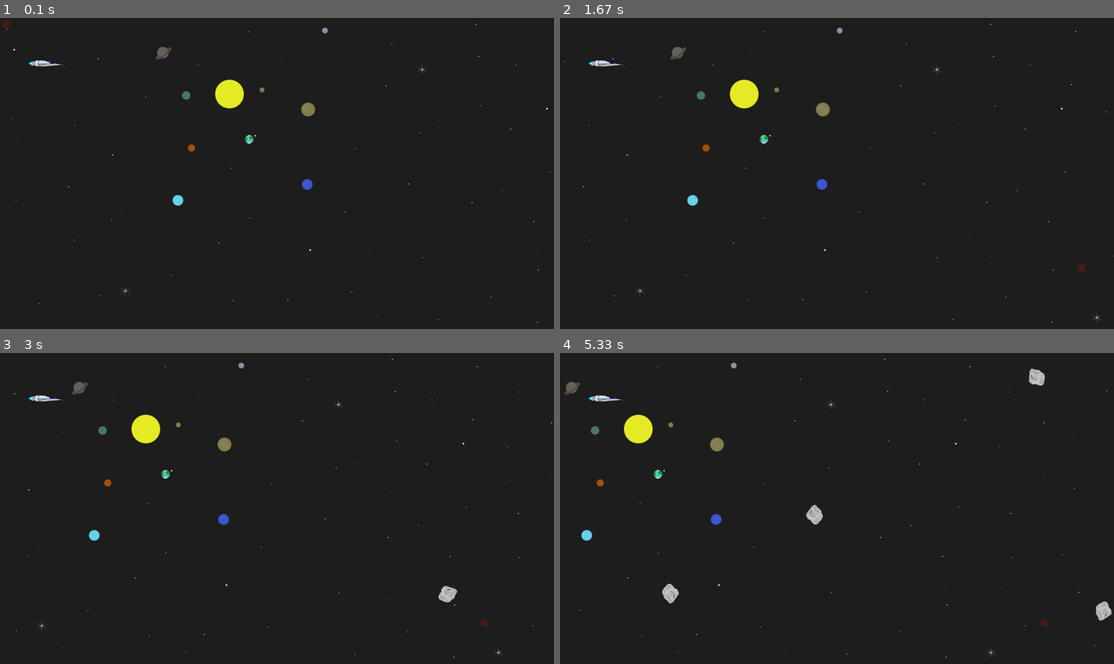
Above: before the commit, frames 1-4 (two rows, left to right).
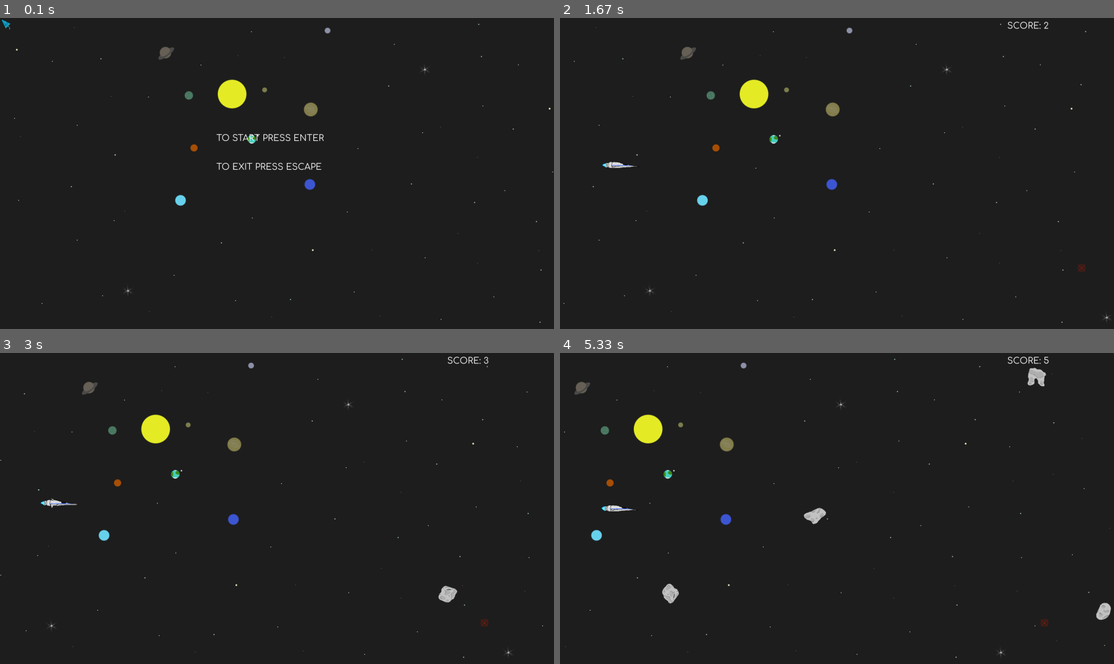
Above: after the commit, the same moments.

Repository: pro-stak666/pygame_project
Game: pygame game, started from main.py
Two runs of this game, one before a commit and one after it. Both use one fixed random seed, a clock stepped at 60 frames per second and the inputs below.
Inputs (mouse positions are in pixels of both pictures, inside the frame that each line leads up to):
- Up to frame 1 (0.1 s): no input
- Up to frame 2 (1.67 s): tap Enter at 0.33 s; hold D 0.67-1.13 s; move the mouse to (704, 176) at 0.7 s; hold W 1.17-1.47 s; move the mouse to (665, 126) at 1.2 s; click (1075, 263) at 1.55 s
- Up to frame 3 (3 s): hold D 1.83-2.3 s; move the mouse to (481, 617) at 1.87 s; hold A 2.33-2.87 s; hold S from 2.9 s (still down)
- Up to frame 4 (5.33 s): release S at 3.2 s; hold A 3.23-3.63 s; hold W 3.67-4.03 s; hold D 4.07-4.7 s; hold S 4.73-5.1 s; hold A from 5.13 s (still down)

The runs differ from the first frame. In frame 1, 1.0% of the frame differs, in the area x 0-100%, y 0-99%; in frame 2, 1.5%; in frame 3, 1.5%; in frame 4, 1.7%, in the area x 0-100%, y 1-99%.

Commit message:
"it`s second commit, I've done so much that I'm too lazy to describe it all, but everything works, also, now 4:15 hehehe, ok I go to bed"

Diff:
--- a/main.py
+++ b/main.py
@@ -1,6 +1,5 @@
 import pygame as pg
-import os
-import sys
+from os import path
 from random import random, choice, randrange
 
 
@@ -24,6 +23,9 @@
         self.diff_angle = randrange(-2, 3)
 
         self.image, self.rect = rotate_image(self.image_original, self.angle)
+        self.rect.center = self.rect_original.center
+
+        self.mask = pg.mask.from_surface(self.image)
 
     def update(self, *args):
         if args and args[0].type == pg.MOUSEBUTTONDOWN and \
@@ -33,32 +35,108 @@
         if self.rect.x < -100:
             self.kill()
         self.image, self.rect = rotate_image(self.image_original, self.angle)
+        self.mask = pg.mask.from_surface(self.image)
         self.rect_original = self.rect_original.move(self.vx, self.vy)
         self.rect.center = self.rect_original.center
         self.angle += self.diff_angle
 
     def destroy(self):
+        global SCORE
         self.kill()
-
-
-def load_image(name, colorkey=None):
-    fullname = os.path.join('data', name)
-    if not os.path.isfile(fullname):
+        SCORE += 1
+
+
+class Ship(pg.sprite.Sprite):
+    def __init__(self):
+        super(Ship, self).__init__(player)
+        self.images_idle = [load_image('ship_idle_0.png'), load_image('ship_idle_1.png')]
+        self.images_down = [load_image('ship_down_0.png'), load_image('ship_down_1.png'),
+                            load_image('ship_down_2.png'), load_image('ship_down_3.png')]
+        self.images_up = [load_image('ship_up_0.png'), load_image('ship_up_1.png'),
+                          load_image('ship_up_2.png'), load_image('ship_up_3.png')]
+        self.k_idle = 0
+        self.k_down = 0
+        self.k_up = 0
+
+        self.image = self.images_idle[self.k_idle]
+        self.rect = self.image.get_rect()
+        self.rect.height = 44
+
+        self.rect.x = 100
+        self.rect.y = HEIGHT // 2 - self.rect.height // 2
+
+        self.mask = pg.mask.from_surface(self.image)
+
+    def update(self, event_=None):
+        if self.k_idle == 100:
+            self.k_idle = 0
+        self.image = self.images_idle[self.k_idle // 50]
+        self.k_idle += 1
+
+        keys = pg.key.get_pressed()
+
+        if keys[pg.K_w] and not keys[pg.K_s]:
+            self.rect = self.rect.move(0, -1) if 0 < self.rect.y - 1 else self.rect
+            if self.k_up != 200:
+                self.image = self.images_up[self.k_up // 50]
+                self.k_up = self.k_up + 1 if self.k_up < 198 else 100
+        else:
+            if self.k_up:
+                self.image = self.images_up[0]
+            self.k_up = 0
+
+        if keys[pg.K_s] and not keys[pg.K_w]:
+            self.rect = self.rect.move(0, 1) if self.rect.y + 1 < HEIGHT - 44 else self.rect
+            if self.k_down != 200:
+                self.image = self.images_down[self.k_down // 50]
+                self.k_down = self.k_down + 1 if self.k_down < 198 else 100
+        else:
+            if self.k_down:
+                self.image = self.images_down[0]
+            self.k_down = 0
+
+        if keys[pg.K_a] and not keys[pg.K_d]:
+            self.rect = self.rect.move(-1, 0) if self.rect.x > 0 else self.rect
+
+        if keys[pg.K_d] and not keys[pg.K_a]:
+            self.rect = self.rect.move(1, 0) if self.rect.x < WIDTH // 2 else self.rect
+
+        if pg.sprite.spritecollideany(self, asteroids):
+            for asteroid in asteroids:
+                if pg.sprite.collide_mask(self, asteroid):
+                    self.die()
+                    break
+
+    def die(self):
+        score_manipulation(save=True)
+        menu()
+
+
+def load_image(name: str) -> pg.image:
+    fullname = path.join('data', name)
+    if not path.isfile(fullname):
         print(f"Файл с изображением '{fullname}' не найден")
-        sys.exit()
+        quit()
     return pg.image.load(fullname)
 
 
-def rotate_image(surface: pg.surface, angle: int):
+def rotate_image(surface: pg.surface, angle: int) -> pg.surface:
     rotated_surface = pg.transform.rotozoom(surface, angle, 1)
     rotated_rect = rotated_surface.get_rect(center=surface.get_rect().center)
     return rotated_surface, rotated_rect
 
 
-def get_probability_asteroid() -> int: return choice([1, 2, 3, 4]) if 0 < random() < 0.96 else choice([5, 6, 7])
-
-
-def menu():
+def get_probability_asteroid() -> int:
+    r = random()
+    if 0.999 < r < 1:
+        return 7
+    elif 0.93 < r < 1:
+        return choice([5, 6])
+    else:
+        return choice([1, 2, 3, 4])
+
+
+def menu() -> None:
     global x_bkgd, rel_x_bkgd
     is_menu = True
     cursor.image = load_image("cursor_menu.png")
@@ -66,8 +144,6 @@
         for event in pg.event.get():
             if event.type == pg.QUIT:
                 quit()
-            if event.type == SPAWN_ASTEROIDS:
-                Asteroid()
             if pg.mouse.get_focused():
                 pg.mouse.set_visible(False)
                 cursor.rect.x, cursor.rect.y = pg.mouse.get_pos()
@@ -76,9 +152,9 @@
                 cursor.image.set_alpha(0)
             if event.type == pg.KEYDOWN:
                 if event.key == pg.K_RETURN:
-                    is_menu = False
                     asteroids.empty()
                     cursor.image = load_image("cursor.png")
+                    start_game()
                 if event.key == pg.K_ESCAPE:
                     quit()
 
@@ -100,35 +176,66 @@
         clock.tick(fps)
 
 
-def print_text(text, x, y, font_color=(255, 255, 255), font="data/Comfortaa.ttf", font_size=30):
+def pause() -> None:
+    global x_bkgd, rel_x_bkgd
+    is_pause = True
+    cursor.image = load_image("cursor_menu.png")
+    while is_pause:
+        for event in pg.event.get():
+            if event.type == pg.QUIT:
+                quit()
+            if pg.mouse.get_focused():
+                pg.mouse.set_visible(False)
+                cursor.rect.x, cursor.rect.y = pg.mouse.get_pos()
+                cursor.image.set_alpha(255)
+            else:
+                cursor.image.set_alpha(0)
+            if event.type == pg.KEYDOWN:
+                if event.key == pg.K_RETURN:
+                    cursor.image = load_image("cursor.png")
+                    is_pause = False
+                if event.key == pg.K_ESCAPE:
+                    score_manipulation(save=True)
+                    menu()
+
+        screen.fill('black')
+
+        # отрисовка фона
+        rel_x_bkgd = x_bkgd % background.get_rect().width
+        screen.blit(background, (rel_x_bkgd - background.get_rect().width, 0))
+        if rel_x_bkgd < WIDTH:
+            screen.blit(background, (rel_x_bkgd, 0))
+        x_bkgd -= 0
+        # отрисовка фона
+
+        print_text("TO CONTINUE PRESS ENTER", 750, 400)
+        print_text("TO EXIT PRESS ESCAPE", 750, 500)
+
+        all_sprites.draw(screen)
+        asteroids.draw(screen)
+        player.draw(screen)
+
+        print_text(f"SCORE: {int(SCORE)}", 1550, 10)
+
+        pg.display.flip()
+        clock.tick(fps)
+
+
+def print_text(text, x, y, font_color=(255, 255, 255), font="data/Comfortaa.ttf", font_size=30) -> None:
     font = pg.font.Font(font, font_size)
     text = font.render(text, True, font_color)
     screen.blit(text, (x, y))
 
 
-if __name__ == "__main__":
-    pg.init()
-    size = WIDTH, HEIGHT = 1920, 1080
-    screen = pg.display.set_mode(size)
-    fps = 100
-    clock = pg.time.Clock()
-    pg.display.set_caption("flappy")
+def start_game() -> None:
+    global WIDTH, HEIGHT, screen, fps, clock, background, x_bkgd, all_sprites, asteroids, player, cursor, PLAYER, SCORE
+
+    PLAYER.rect.x = 100
+    PLAYER.rect.y = HEIGHT // 2 - PLAYER.rect.height // 2
+
+    SCORE = 0
+
     running = True
-
-    background = pg.image.load("data/space.png").convert()
-    x_bkgd = 0
-
-    all_sprites = pg.sprite.Group()
-    asteroids = pg.sprite.Group()
-
-    cursor = pg.sprite.Sprite(all_sprites)
-    cursor.image = load_image("cursor.png")
-    cursor.rect = cursor.image.get_rect()
-
-    SPAWN_ASTEROIDS = pg.USEREVENT + 1
-    pg.time.set_timer(SPAWN_ASTEROIDS, 1000)
-
-    ship = load_image("ship.png")
 
     while running:
         for event in pg.event.get():
@@ -147,7 +254,9 @@
                     i.update(event)
             if event.type == pg.KEYDOWN:
                 if event.key == pg.K_ESCAPE:
-                    menu()
+                    pause()
+
+        PLAYER.update(pg.event.get())
 
         screen.fill('black')
 
@@ -162,10 +271,57 @@
         for i in asteroids:
             i.update()
 
+        asteroids.draw(screen)
+        player.draw(screen)
         all_sprites.draw(screen)
-        asteroids.draw(screen)
-
-        screen.blit(ship, (100, 100))
+
+        SCORE += 0.01
+        print_text(f"SCORE: {int(SCORE)}", 1550, 10)
 
         pg.display.flip()
         clock.tick(fps)
+
+
+def score_manipulation(get: bool = None, save: bool = None):
+    if not path.isfile("data/score.txt"):
+        with open('data/score.txt', 'w') as f:
+            f.write("max_score = 0")
+    if get:
+        with open("data/score.txt", 'r', encoding="utf-8") as f:
+            data = f.read()
+            print(data[12:])
+    if save:
+        with open("data/score.txt", 'r+', encoding="utf-8") as f:
+            if int(f.read()[12:]) < SCORE:
+                f.seek(0)
+                f.truncate()
+                f.write(str(f"max_score = {int(SCORE)}"))
+
+
+if __name__ == "__main__":
+    pg.init()
+    size = WIDTH, HEIGHT = 1920, 1080
+    screen = pg.display.set_mode(size)
+    fps = 100
+    clock = pg.time.Clock()
+    pg.display.set_caption("mdaaa...")
+
+    background = pg.image.load("data/space.png").convert()
+    x_bkgd = 0
+
+    all_sprites = pg.sprite.Group()
+    asteroids = pg.sprite.Group()
+    player = pg.sprite.Group()
+
+    cursor = pg.sprite.Sprite(all_sprites)
+    cursor.image = load_image("cursor.png")
+    cursor.rect = cursor.image.get_rect()
+
+    SPAWN_ASTEROIDS = pg.USEREVENT + 1
+    pg.time.set_timer(SPAWN_ASTEROIDS, 1000)
+
+    PLAYER = Ship()
+
+    SCORE = 0
+
+    menu()
Binary file changed: data/asteroid6.png
Binary file removed: data/ship.png
Binary file added: data/ship_down_0.png
Binary file added: data/ship_down_1.png
Binary file added: data/ship_down_2.png
Binary file added: data/ship_down_3.png
Binary file added: data/ship_idle_0.png
Binary file added: data/ship_idle_1.png
Binary file added: data/ship_up_0.png
Binary file added: data/ship_up_1.png
Binary file added: data/ship_up_2.png
Binary file added: data/ship_up_3.png
